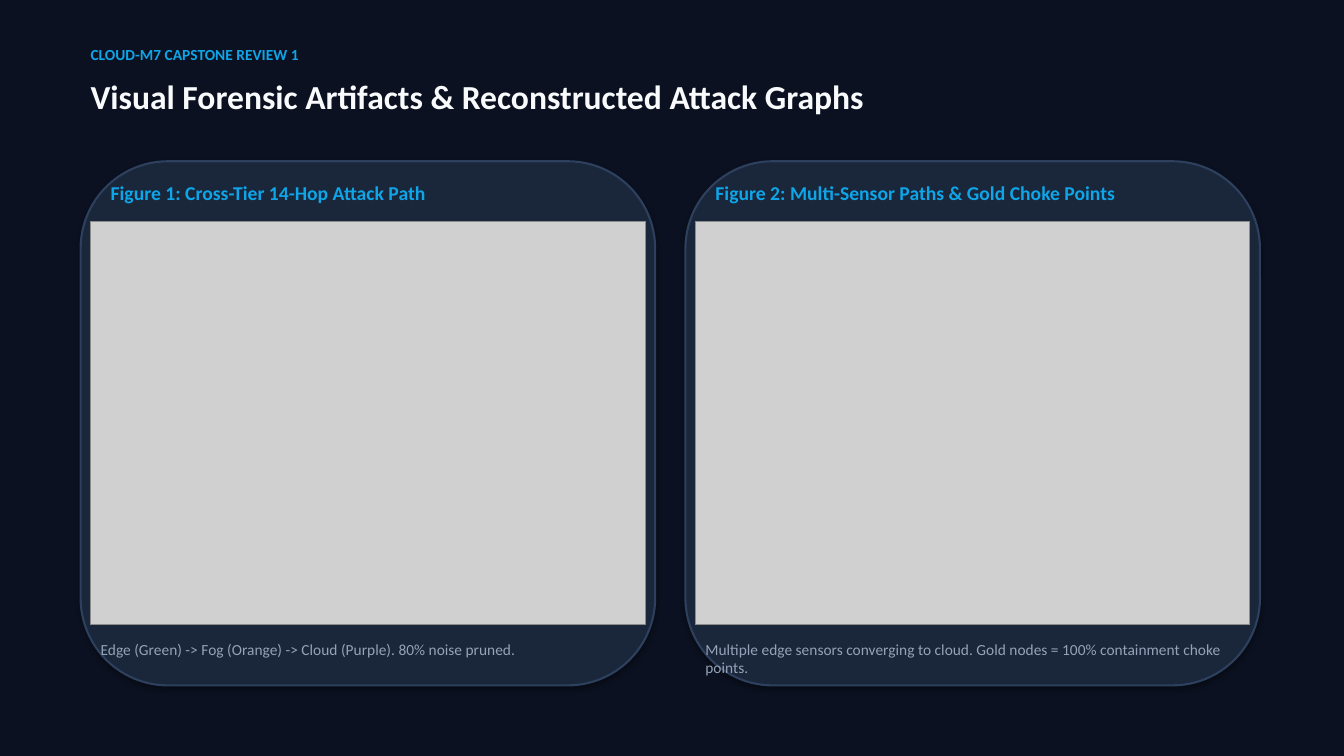
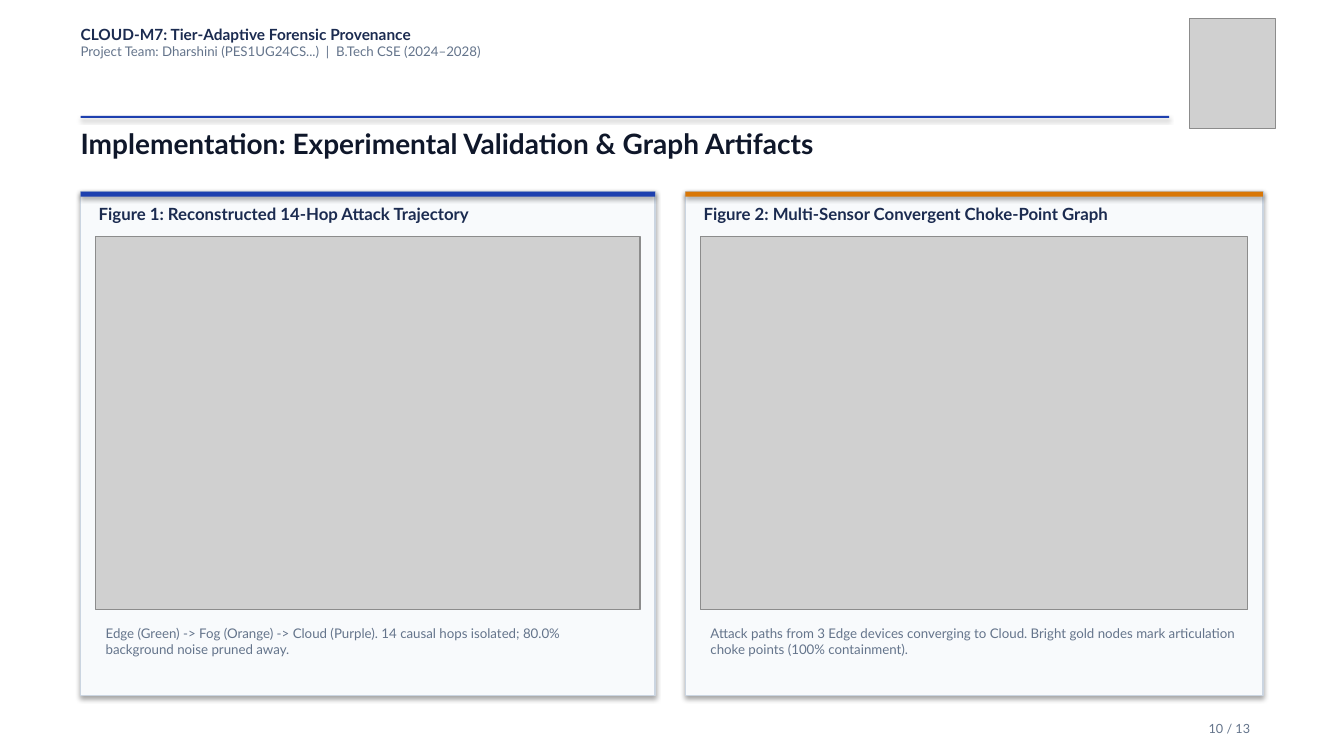
Before and after one commit to DharshiniPES/cloud-m7, a slide deck: slide 10 of reports/CLOUD-M7_Review1_Presentation.pptx (slide 9 before the commit). Drawn at 1344x756 pixels with LibreOffice and Linux fonts; fonts in the diff are those of the drawing; grey boxes stand for pictures. Boxes give left, top, right and bottom in pixels: in the first picture for what was removed or moved away, otherwise in the second. Text is boxed around its words. In the diff, an @@ line names an element or a change of style, - is before the commit and + after.

Commit message:
feat(presentation): official PES University template PPT with 5 research papers and formal white-and-blue theme

```diff
--- a/reports/CLOUD-M7_Review1_Presentation.pptx
+++ b/reports/CLOUD-M7_Review1_Presentation.pptx
@@ rectangle at (0,0,1344,756): fill #0B1120 to #FFFFFF @@
@@ text added at (81,28,480,59), 9.5 pt, text #64748B @@
+CLOUD-M7: Tier-Adaptive Forensic Provenance
+Project Team: Dharshini (PES1UG24CS...) | B.Tech CSE (2024–2028)
@@ picture added at (1190,18,1275,129) @@
@@ text removed at (91,50,299,60) @@
-CLOUD-M7 CAPSTONE REVIEW 1
@@ text removed at (91,85,864,115) @@
-Visual Forensic Artifacts & Reconstructed Attack Graphs
@@ rectangle added at (81,116,1170,118), fill #1E40AF @@
@@ text added at (81,133,813,159), 20 pt, text #0F172A, bold @@
+Implementation: Experimental Validation & Graph Artifacts
@@ rounded rectangle removed at (81,161,655,686) @@
@@ rounded rectangle removed at (686,161,1260,686) @@
@@ rectangle added at (81,192,655,696), fill #F8FAFC, outline #CBD5E1 1 pt @@
@@ rectangle added at (81,192,655,197), fill #1E40AF @@
@@ text at (99,207,469,223): text changed; size 14 to 12 pt; font Calibri to Lato; text colour #0EA5E9 to #1B2B50 @@
-Figure 1: Cross-Tier 14-Hop Attack Path
+Figure 1: Reconstructed 14-Hop Attack Trajectory
@@ rectangle added at (686,192,1263,696), fill #F8FAFC, outline #CBD5E1 1 pt @@
@@ rectangle added at (686,192,1263,197), fill #D97706 @@
@@ text at (704,207,1108,223): text changed; size 14 to 12 pt; font Calibri to Lato; text colour #0EA5E9 to #1B2B50 @@
-Figure 2: Multi-Sensor Paths & Gold Choke Points
+Figure 2: Multi-Sensor Convergent Choke-Point Graph
@@ picture: place and size @@
-picture at (91,222,645,625)
+picture at (96,237,640,610)
@@ picture: place and size @@
-picture at (696,222,1250,625)
+picture at (701,237,1248,610)
@@ text at (106,628,560,657): text changed; size 11 to 9.5 pt; font Calibri to Lato; text colour #94A3B8 to #64748B @@
-Edge (Green) -> Fog (Orange) -> Cloud (Purple). 80% noise pruned.
+Edge (Green) -> Fog (Orange) -> Cloud (Purple). 14 causal hops isolated; 80.0% background noise pruned away.
@@ text at (710,628,1235,656): text changed; size 11 to 9.5 pt; font Calibri to Lato; text colour #94A3B8 to #64748B @@
-Multiple edge sensors converging to cloud. Gold nodes = 100% containment choke points.
+Attack paths from 3 Edge devices converging to Cloud. Bright gold nodes mark articulation choke points (100% containment).
@@ text added at (1209,724,1250,733), 9 pt, text #64748B @@
+10 / 13
```
Also in this commit, not shown: 1 other slide changed, 11 slides added, 9 slides removed, 6 other files.
